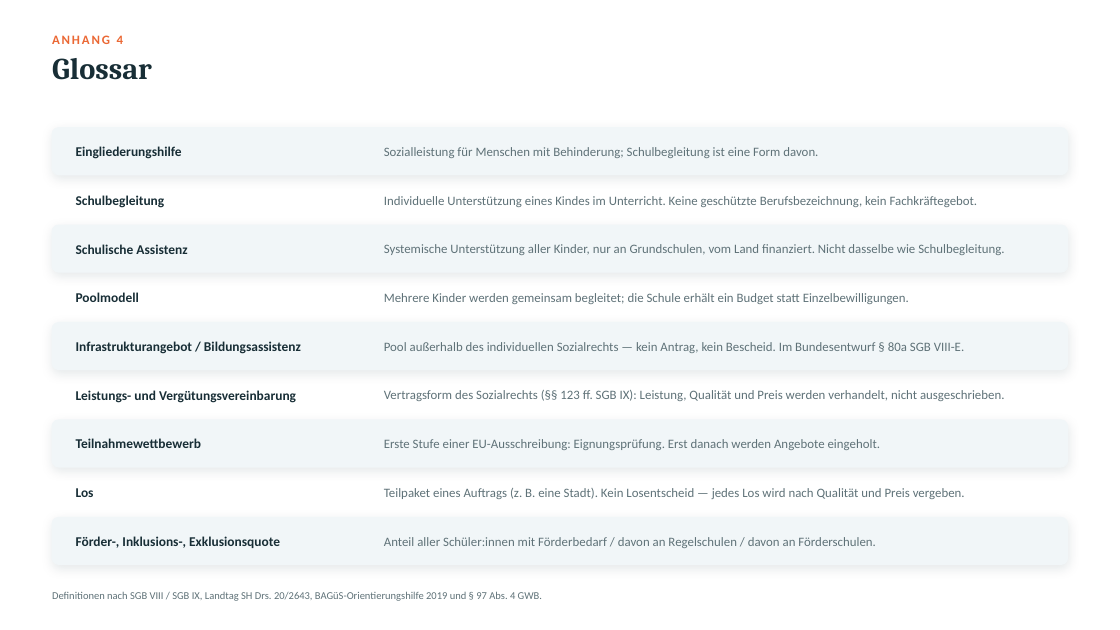
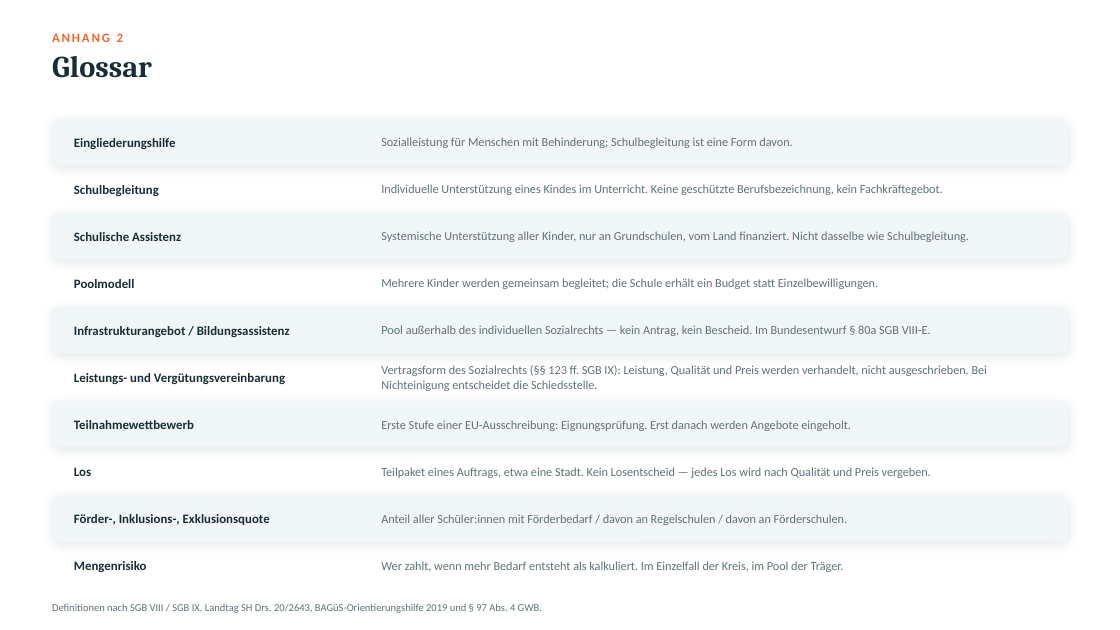
Before and after one commit to findingNemo0o0/repository, a slide deck: slide 8 of praesentation/SKP-Marktanalyse-Schulbegleitung.pptx (slide 19 before the commit). Drawn at 1120x630 pixels with LibreOffice and Linux fonts; fonts in the diff are those of the drawing. Boxes give left, top, right and bottom in pixels: in the first picture for what was removed or moved away, otherwise in the second. Text is boxed around its words. In the diff, an @@ line names an element or a change of style, - is before the commit and + after.

```diff
--- a/praesentation/SKP-Marktanalyse-Schulbegleitung.pptx
+++ b/praesentation/SKP-Marktanalyse-Schulbegleitung.pptx
@@ text at (x1=52, y1=33, x2=123, y2=42): text changed @@
-ANHANG 4
+ANHANG 2
@@ text "Sozialleistung für Menschen mit Behinderung; ..." moved from (x1=384, y1=147, x2=818, y2=158) to (x1=381, y1=137, x2=792, y2=148) @@
@@ text "Individuelle Unterstützung eines Kindes im ..." moved from (x1=384, y1=196, x2=978, y2=207) to (x1=381, y1=184, x2=943, y2=195) @@
@@ 3 texts, 2 rounded rectangles moved together from (x1=52, y1=128, x2=1068, y2=272) to (x1=52, y1=119, x2=1068, y2=259) @@
@@ text "Systemische Unterstützung aller Kinder, nur ..." moved from (x1=384, y1=244, x2=1004, y2=255) to (x1=381, y1=231, x2=969, y2=242) @@
@@ text "Mehrere Kinder werden gemeinsam begleitet; ..." moved from (x1=384, y1=293, x2=909, y2=304) to (x1=381, y1=278, x2=878, y2=289) @@
@@ 3 texts, 1 rounded rectangle moved together from (x1=52, y1=292, x2=1068, y2=403) to (x1=52, y1=279, x2=1068, y2=384) @@
@@ text "Pool außerhalb des individuellen Sozialrechts ..." moved from (x1=384, y1=342, x2=964, y2=353) to (x1=381, y1=325, x2=931, y2=336) @@
@@ text at (x1=381, y1=365, x2=987, y2=391): text changed; size 11 to 10.5 pt @@
-Vertragsform des Sozialrechts (§§ 123 ff. SGB IX): Leistung, Qualität und Preis werden verhandelt, nicht ausgeschrieben.
+Vertragsform des Sozialrechts (§§ 123 ff. SGB IX): Leistung, Qualität und Preis werden verhandelt, nicht ausgeschrieben. Bei Nichteinigung entscheidet die Schiedsstelle.
@@ text "Erste Stufe einer EU-Ausschreibung: Eignungsprüfung. ..." moved from (x1=384, y1=439, x2=880, y2=450) to (x1=381, y1=420, x2=851, y2=431) @@
@@ text at (x1=381, y1=467, x2=931, y2=478): text changed; size 11 to 10.5 pt @@
-Teilpaket eines Auftrags (z. B. eine Stadt). Kein Losentscheid — jedes Los wird nach Qualität und Preis vergeben.
+Teilpaket eines Auftrags, etwa eine Stadt. Kein Losentscheid — jedes Los wird nach Qualität und Preis vergeben.
@@ 2 texts, 2 rounded rectangles moved together from (x1=52, y1=420, x2=1068, y2=565) to (x1=52, y1=402, x2=1068, y2=541) @@
@@ proportions changed in 5 elements at (x1=52, y1=119, x2=1068, y2=165), (x1=52, y1=213, x2=1068, y2=259), (x1=52, y1=308, x2=1068, y2=353), (x1=52, y1=402, x2=1068, y2=447), (x1=52, y1=496, x2=1068, y2=541) @@
@@ size 11.5 to 11 pt in 9 elements at (x1=74, y1=138, x2=176, y2=149), (x1=74, y1=185, x2=159, y2=196), (x1=74, y1=232, x2=181, y2=241), (x1=74, y1=279, x2=135, y2=288), (x1=74, y1=326, x2=290, y2=337), (x1=74, y1=373, x2=285, y2=384), (x1=74, y1=420, x2=194, y2=429), (x1=74, y1=467, x2=91, y2=476), (x1=74, y1=514, x2=270, y2=525) @@
@@ text "Förder-, Inklusions-, Exklusionsquote" moved from (x1=76, y1=536, x2=280, y2=548) to (x1=74, y1=514, x2=270, y2=525) @@
@@ size 11 to 10.5 pt in 7 elements at (x1=381, y1=137, x2=792, y2=148), (x1=381, y1=184, x2=943, y2=195), (x1=381, y1=231, x2=969, y2=242), (x1=381, y1=278, x2=878, y2=289), (x1=381, y1=325, x2=931, y2=336), (x1=381, y1=420, x2=851, y2=431), (x1=381, y1=514, x2=847, y2=525) @@
@@ text "Anteil aller Schüler:innen mit Förderbedarf ..." moved from (x1=384, y1=537, x2=876, y2=548) to (x1=381, y1=514, x2=847, y2=525) @@
@@ text added at (x1=74, y1=561, x2=147, y2=572), 11 pt, text #182E36, bold @@
+Mengenrisiko
@@ text added at (x1=381, y1=561, x2=844, y2=572), 10.5 pt, text #5F7278 @@
+Wer zahlt, wenn mehr Bedarf entsteht als kalkuliert. Im Einzelfall der Kreis, im Pool der Träger.
@@ text "Definitionen nach SGB VIII / ..." moved from (x1=52, y1=591, x2=542, y2=601) to (x1=52, y1=603, x2=542, y2=613) @@
```
Also in this commit, not shown: 5 other slides changed, 2 slides added, 13 slides removed, 2 other files.
